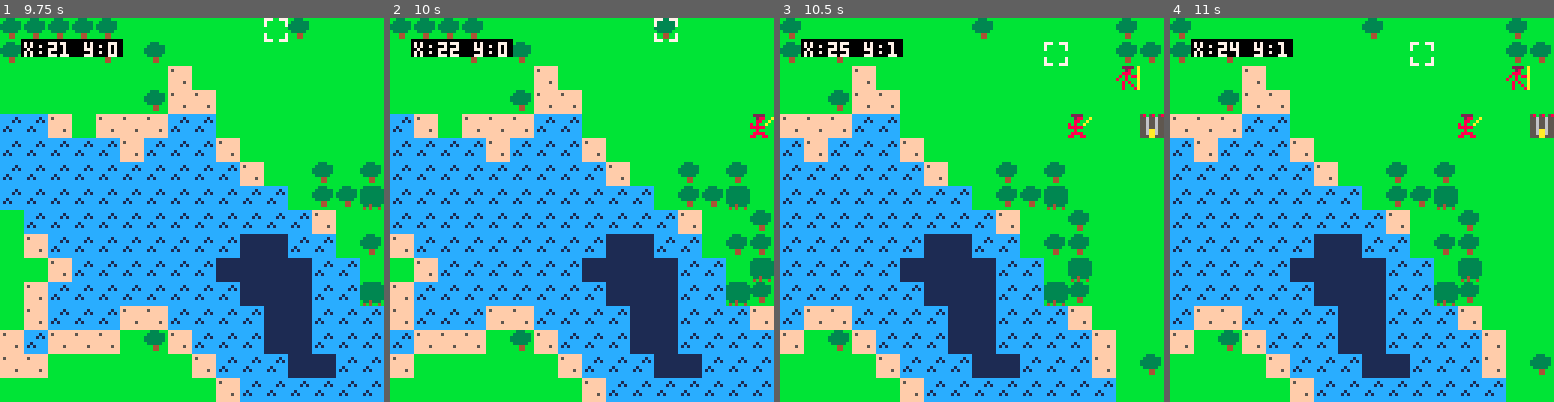
Above: before the commit, frames 1-4 (left to right).
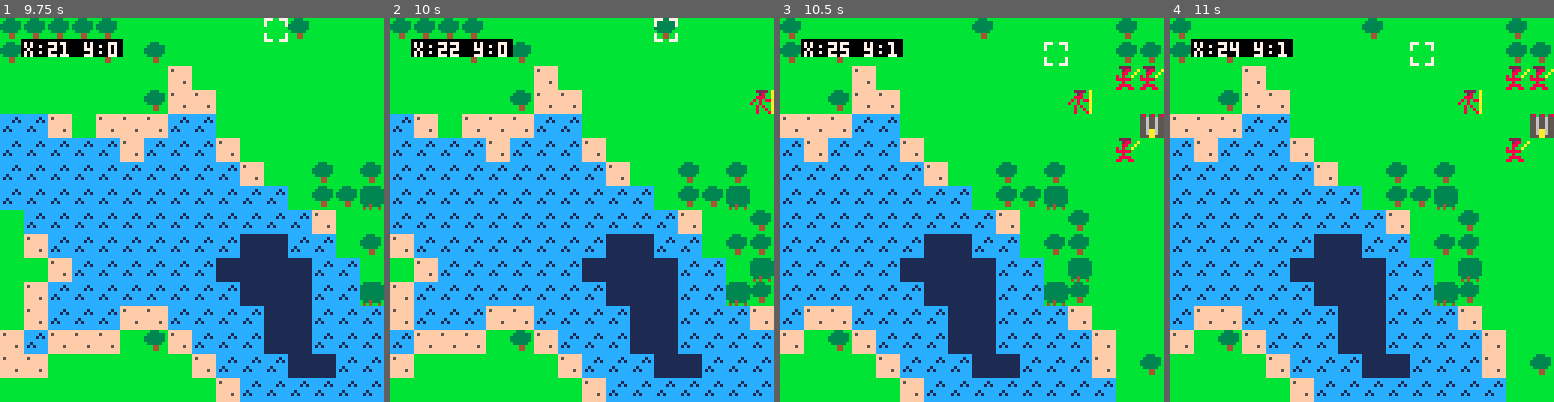
Above: after the commit, the same moments.

Repository: stavguo/pico-saga
Game: PICO-8 cartridge ftrpg.p8
Two runs of this game, one before a commit and one after it. Both use one fixed random seed, a clock stepped at 60 frames per second and the inputs below.
Inputs:
- Up to frame 1 (9.75 s): tap X (X key) at 0.33, 0.7, 1.43, 2.58, 3.1, 3.62, 4.13, 4.65, 5.17, 5.68, 6.2, 6.72, 7.23, 7.75, 8.27, 8.78, 9.3 s; tap O (Z key) at 1.07, 1.8, 2.43, 3.07, 3.7, 4.33, 4.97, 5.6, 6.23, 6.87, 7.5, 8.13, 8.77, 9.4 s; hold Right 2.33-3.33 s; hold Right 3.38-4.22 s; hold Up 4.27-4.67 s; hold Right 4.72-5.72 s; hold Down 5.77-6.1 s; hold Left 6.15-6.98 s; hold Right 7.03-8.03 s; hold Right 8.08-8.92 s; hold Up 8.97-9.37 s; hold Right from 9.42 s (still down)
- Up to frame 2 (10 s): keep holding Right; tap X (X key) at 9.82 s
- Up to frame 3 (10.5 s): tap O (Z key) at 10.03 s; tap X (X key) at 10.33 s; release Right at 10.42 s; hold Down from 10.47 s (still down)
- Up to frame 4 (11 s): tap O (Z key) at 10.67 s; release Down at 10.8 s; tap X (X key) at 10.85 s; hold Left from 10.85 s (still down)

Frame 1 is identical in both runs. In frame 2, 0.3% of the frame differs, in the area x 93-100%, y 18-32%; in frame 3, 0.9%, in the area x 75-100%, y 12-38%; in frame 4, 0.9%.

Commit message:
Fixed off-by-one error

Diff:
--- a/src/globals.lua
+++ b/src/globals.lua
@@ -106,15 +106,11 @@
 
 -- translate a 2d x,y coordinate to a 1d index and back again
 function vectoindex(vec)
-    return maptoindex(vec[1],vec[2])
+    return vec[2] * 32 + vec[1] + 1
 end
 
-function maptoindex(x, y)
-    return ((x+1) * 32) + y
-end
-
-function indextomap(index)
-    local x = (index - 1)\32
-    local y = index - (x * 32)
+function indextovec(index)
+    local i = index - 1
+    local x, y = i % 32, i \ 32
     return {x,y}
 end
--- a/src/unit.lua
+++ b/src/unit.lua
@@ -155,7 +155,7 @@
             local filtered_tiles = {}
             for k, v in pairs(traversable_tiles) do
                 -- add(filtered_tiles, k)
-                local pos = indextomap(k)
+                local pos = indextovec(k)
                 local unit = get_unit_at(pos, units)
                 local terrain = mget(pos[1], pos[2])
                 if unit == nil and terrain == 1 then
@@ -174,7 +174,7 @@
                 -- Get a random tile from the shuffled list
                 if #filtered_tiles > 0 then
                     local tileIdx = filtered_tiles[i]
-                    local pos = indextomap(tileIdx)
+                    local pos = indextovec(tileIdx)
 
                     -- Create the unit at the selected position
                     units[tileIdx] = create_unit(pos[1], pos[2], enemy_classes[class_index], "enemy", false)
